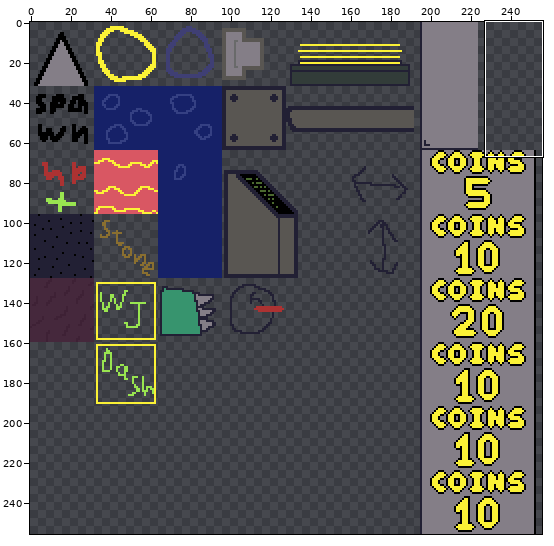
Sprite sheet, stored at web/public/assets/images/main_tiles.png. Above: a wide view before the commit, with the close-up outlined.
Close-up. As it was:
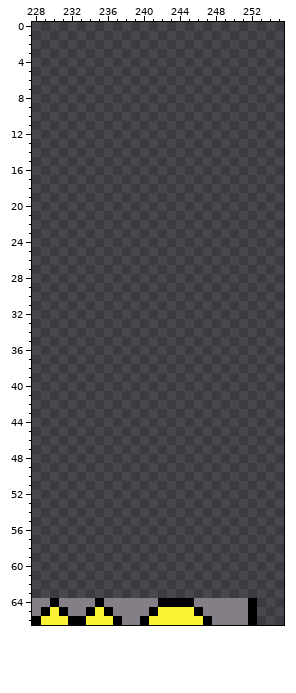
The file is 256x256 pixels. Shown: x 228..255, y 0..66.
Once edited:
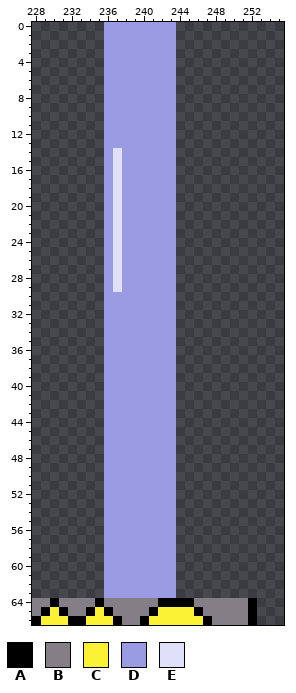
Palette (. is transparent): A #000000  B #847e87  C #fbf236  D #9b9be3  E #e0e0fb
What changed:
@@ x 234..245 @@
- 0 ............
- 1 ............
- 2 ............
- 3 ............
- 4 ............
- 5 ............
- 6 ............
- 7 ............
- 8 ............
- 9 ............
-10 ............
-11 ............
-12 ............
-13 ............
-14 ............
-15 ............
-16 ............
-17 ............
-18 ............
-19 ............
-20 ............
-21 ............
-22 ............
-23 ............
-24 ............
-25 ............
-26 ............
-27 ............
-28 ............
-29 ............
-30 ............
-31 ............
-32 ............
-33 ............
-34 ............
-35 ............
-36 ............
-37 ............
-38 ............
-39 ............
-40 ............
-41 ............
-42 ............
-43 ............
-44 ............
-45 ............
-46 ............
-47 ............
-48 ............
-49 ............
-50 ............
-51 ............
-52 ............
-53 ............
-54 ............
-55 ............
-56 ............
-57 ............
-58 ............
-59 ............
-60 ............
-61 ............
-62 ............
-63 ............
+ 0 ..DDDDDDDD..
+ 1 ..DDDDDDDD..
+ 2 ..DDDDDDDD..
+ 3 ..DDDDDDDD..
+ 4 ..DDDDDDDD..
+ 5 ..DDDDDDDD..
+ 6 ..DDDDDDDD..
+ 7 ..DDDDDDDD..
+ 8 ..DDDDDDDD..
+ 9 ..DDDDDDDD..
+10 ..DDDDDDDD..
+11 ..DDDDDDDD..
+12 ..DDDDDDDD..
+13 ..DDDDDDDD..
+14 ..DEDDDDDD..
+15 ..DEDDDDDD..
+16 ..DEDDDDDD..
+17 ..DEDDDDDD..
+18 ..DEDDDDDD..
+19 ..DEDDDDDD..
+20 ..DEDDDDDD..
+21 ..DEDDDDDD..
+22 ..DEDDDDDD..
+23 ..DEDDDDDD..
+24 ..DEDDDDDD..
+25 ..DEDDDDDD..
+26 ..DEDDDDDD..
+27 ..DEDDDDDD..
+28 ..DEDDDDDD..
+29 ..DEDDDDDD..
+30 ..DDDDDDDD..
+31 ..DDDDDDDD..
+32 ..DDDDDDDD..
+33 ..DDDDDDDD..
+34 ..DDDDDDDD..
+35 ..DDDDDDDD..
+36 ..DDDDDDDD..
+37 ..DDDDDDDD..
+38 ..DDDDDDDD..
+39 ..DDDDDDDD..
+40 ..DDDDDDDD..
+41 ..DDDDDDDD..
+42 ..DDDDDDDD..
+43 ..DDDDDDDD..
+44 ..DDDDDDDD..
+45 ..DDDDDDDD..
+46 ..DDDDDDDD..
+47 ..DDDDDDDD..
+48 ..DDDDDDDD..
+49 ..DDDDDDDD..
+50 ..DDDDDDDD..
+51 ..DDDDDDDD..
+52 ..DDDDDDDD..
+53 ..DDDDDDDD..
+54 ..DDDDDDDD..
+55 ..DDDDDDDD..
+56 ..DDDDDDDD..
+57 ..DDDDDDDD..
+58 ..DDDDDDDD..
+59 ..DDDDDDDD..
+60 ..DDDDDDDD..
+61 ..DDDDDDDD..
+62 ..DDDDDDDD..
+63 ..DDDDDDDD..
 64 BABBBBBBAAAA
Changed places in both close-ups, as pixel boxes (x1, y1, x2, y2):
added: (104, 22, 176, 598)
